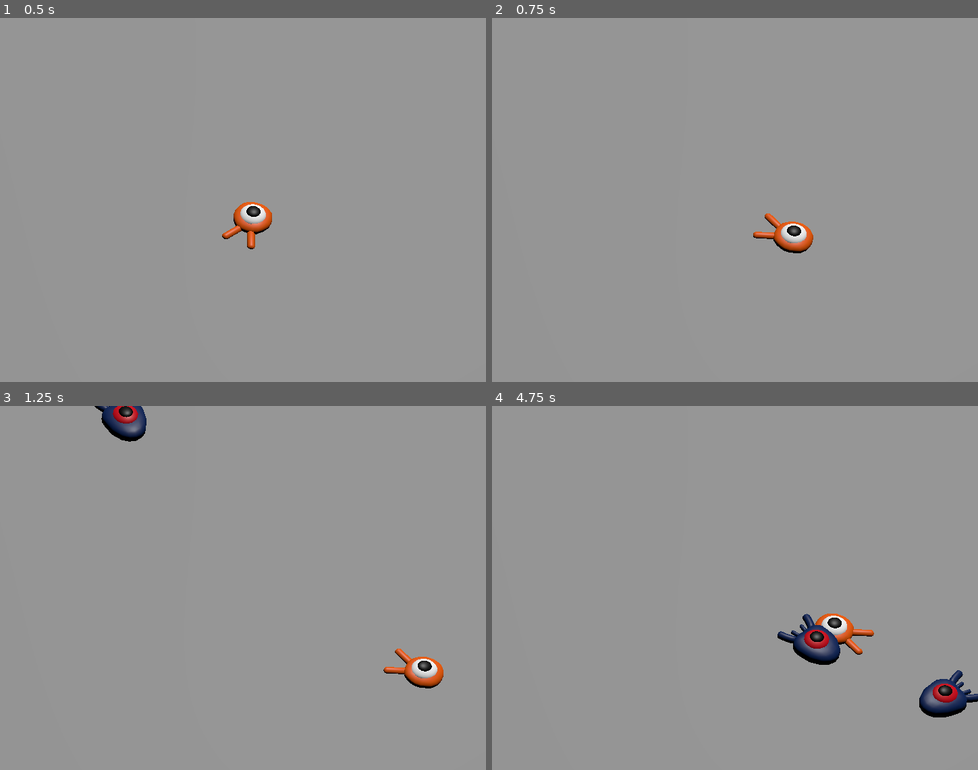
Above: before the commit, frames 1-4 (two rows, left to right).
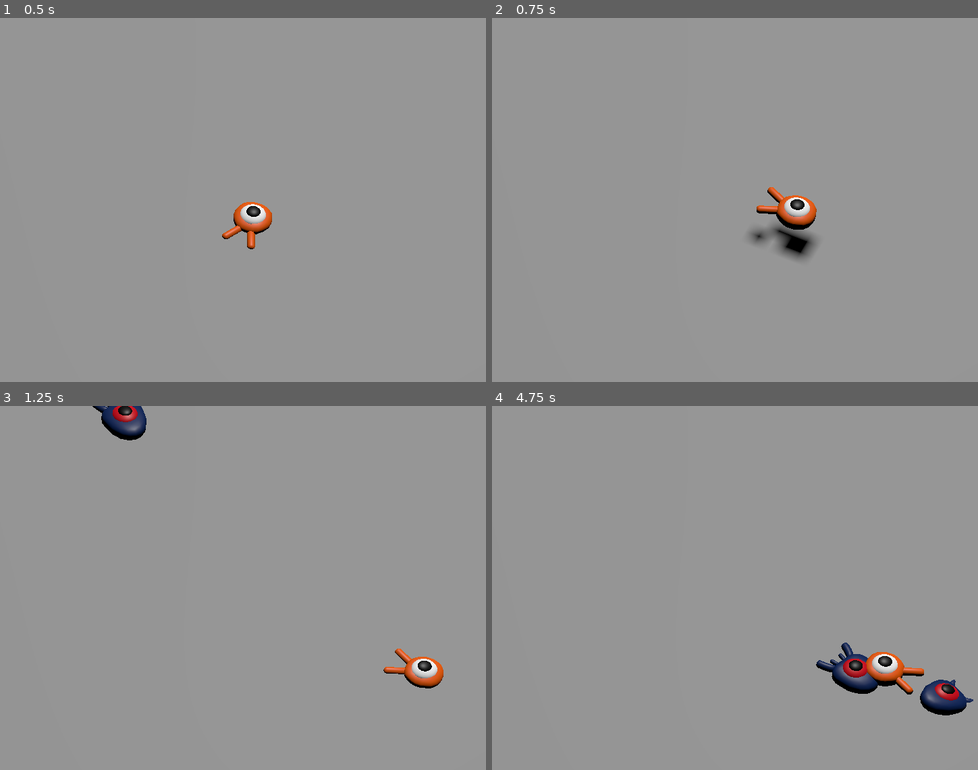
Above: after the commit, the same moments.

Repository: Banzubie/3dLearning
Game: Godot game, scene res://main.tscn
Same seed, same stepped clock (60 frames per second), same inputs: the game is played once before the commit and once after it.
Inputs:
- Up to frame 1 (0.5 s): no input
- Up to frame 2 (0.75 s): tap Enter at 0.5 s; hold D (move_right) from 0.53 s (still down); tap Space (jump) at 0.6 s
- Up to frame 3 (1.25 s): keep holding D (move_right); tap Space (jump) at 0.77, 1.07 s
- Up to frame 4 (4.75 s): release D (move_right) at 1.28 s; hold S (move_down) 1.28-2.03 s; tap Space (jump) at 1.35, 1.52, 1.82, 2.1, 2.85, 3.02, 3.32, 3.5, 3.6, 3.77, 4.07, 4.35, 4.52 s; hold D (move_right) 2.03-2.78 s; hold W (move_up) 2.78-3.53 s; hold A (move_left) from 3.53 s (still down)

Frame 1 is identical in both runs. In frame 2, 1.6% of the frame differs, in the area x 52-67%, y 46-67%; in frame 3, 0.1%; in frame 4, 3.6%, in the area x 58-100%, y 57-86%.

Commit message:
added player jumping

Diff:
--- a/main.tscn
+++ b/main.tscn
@@ -29,6 +29,8 @@
 
 [node name="Ground" type="StaticBody3D" parent="."]
 transform = Transform3D(1, 0, 0, 0, 1, 0, 0, 0, 1, 0, -1, 0)
+collision_layer = 4
+collision_mask = 0
 
 [node name="CollisionShape3D" type="CollisionShape3D" parent="Ground"]
 shape = SubResource("BoxShape3D_beelo")
--- a/mob.tscn
+++ b/mob.tscn
@@ -6,7 +6,9 @@
 [sub_resource type="BoxShape3D" id="BoxShape3D_bw012"]
 size = Vector3(1.40592, 0.396594, 1.78789)
 
-[node name="Mob" type="CharacterBody3D"]
+[node name="Mob" type="CharacterBody3D" groups=["mob"]]
+collision_layer = 2
+collision_mask = 0
 script = ExtResource("1_48ic6")
 
 [node name="Pivot" type="Node3D" parent="."]
--- a/player.gd
+++ b/player.gd
@@ -2,6 +2,8 @@
 
 @export var speed = 14
 @export var fall_acceleration = 75
+@export var jump_impulse = 20
+@export var bounce_impulse = 16
 
 var target_velocity = Vector3.ZERO
 
@@ -27,5 +29,8 @@
 	if not is_on_floor():
 		target_velocity.y = target_velocity.y - (fall_acceleration * delta)
 
+	if is_on_floor() and Input.is_action_just_pressed("jump"):
+		target_velocity.y = jump_impulse
+
 	velocity = target_velocity
 	move_and_slide()
--- a/player.tscn
+++ b/player.tscn
@@ -7,6 +7,7 @@
 radius = 0.8
 
 [node name="Player" type="CharacterBody3D"]
+collision_mask = 6
 script = ExtResource("1_sirle")
 
 [node name="Pivot" type="Node3D" parent="."]
--- a/project.godot
+++ b/project.godot
@@ -48,6 +48,12 @@
 ]
 }
 
+[layer_names]
+
+3d_physics/layer_1="player"
+3d_physics/layer_2="enemies"
+3d_physics/layer_3="world"
+
 [rendering]
 
 quality/driver/driver_name="GLES2"
